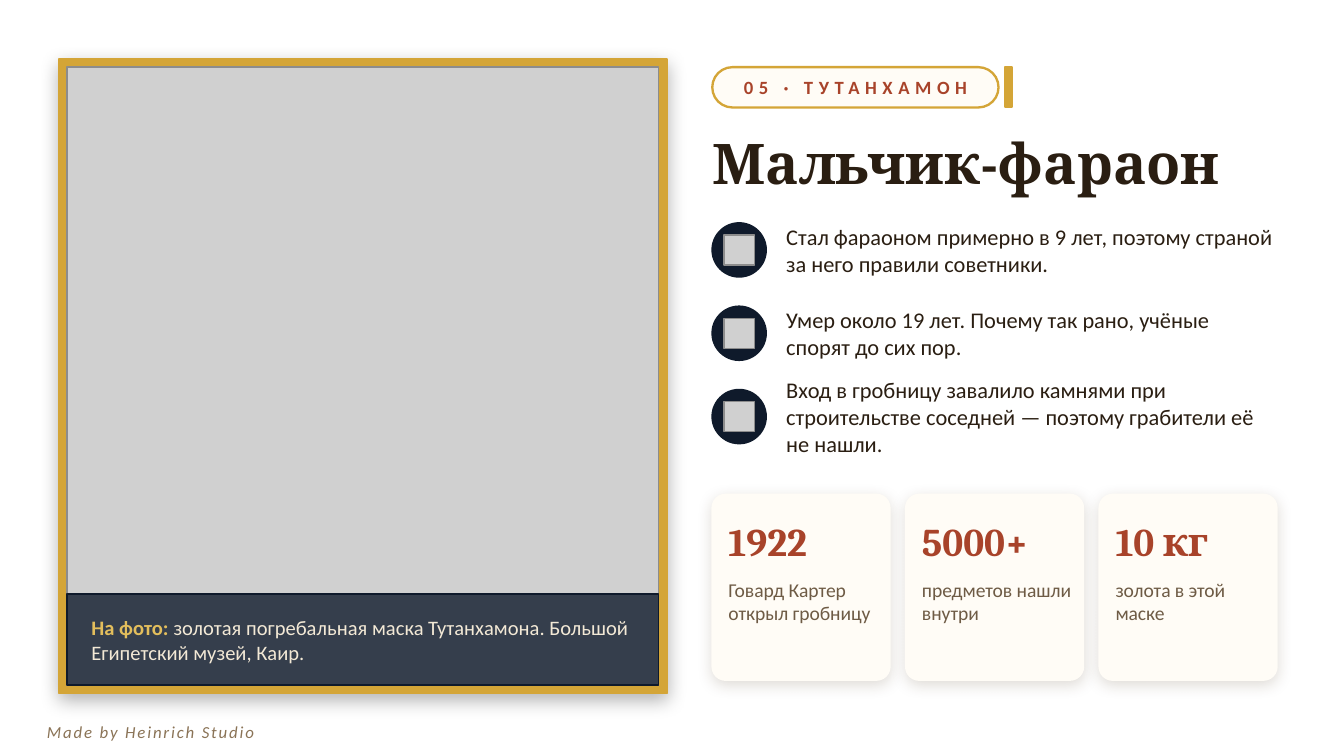
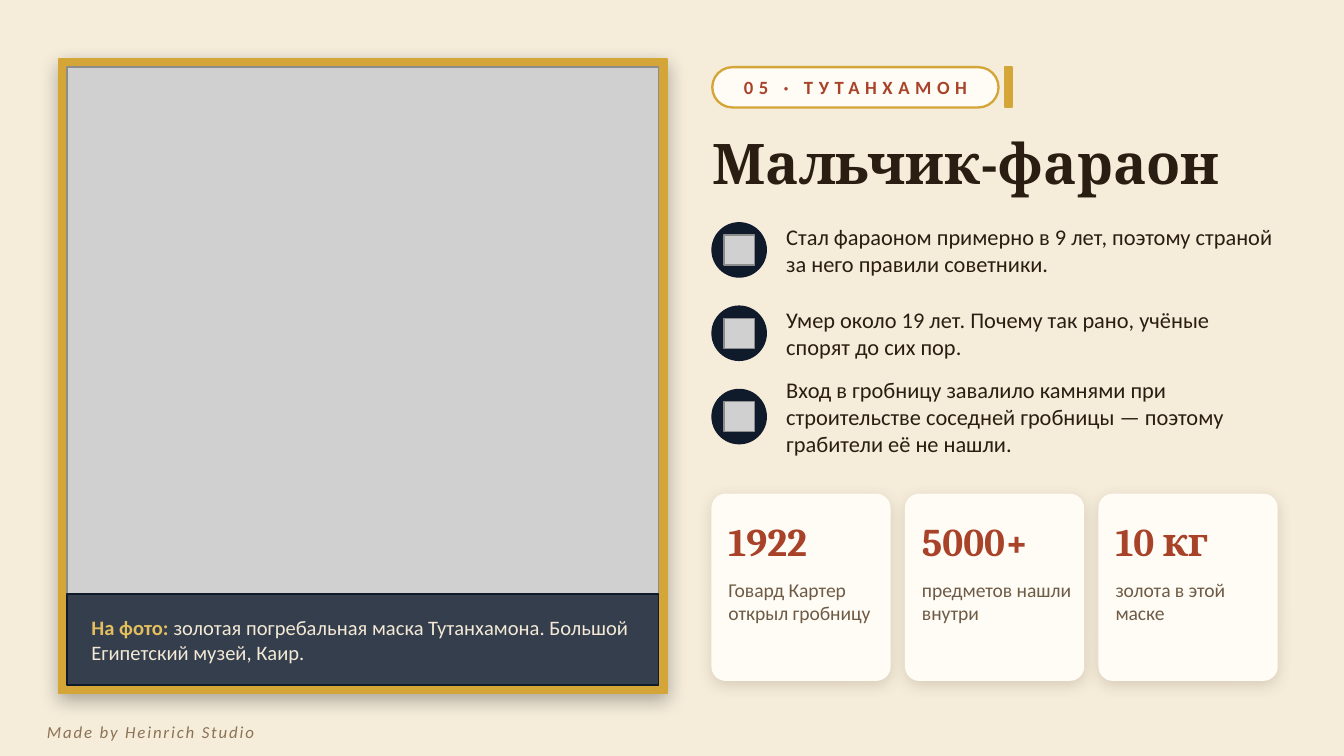
Before and after one commit to sl-himmelreich/heinrich-mario, a slide deck: slide 6 of Древний_Египет.pptx. Drawn at 1344x756 pixels with LibreOffice and Linux fonts; fonts in the diff are those of the drawing; grey boxes stand for pictures; background and template pictures are left out. Boxes give left, top, right and bottom in pixels: in the first picture for what was removed or moved away, otherwise in the second. Text is boxed around its words. In the diff, an @@ line names an element or a change of style, - is before the commit and + after.

```diff
--- a/Древний_Египет.pptx
+++ b/Древний_Египет.pptx
@@ background picture (left out) to #F5ECDA @@
@@ text at (786,383,1224,456): text changed @@
-Вход в гробницу завалило камнями при строительстве соседней — поэтому грабители её не нашли.
+Вход в гробницу завалило камнями при строительстве соседней гробницы — поэтому грабители её не нашли.
```
Also in this commit, not shown: 9 other slides changed, 1 other file.
